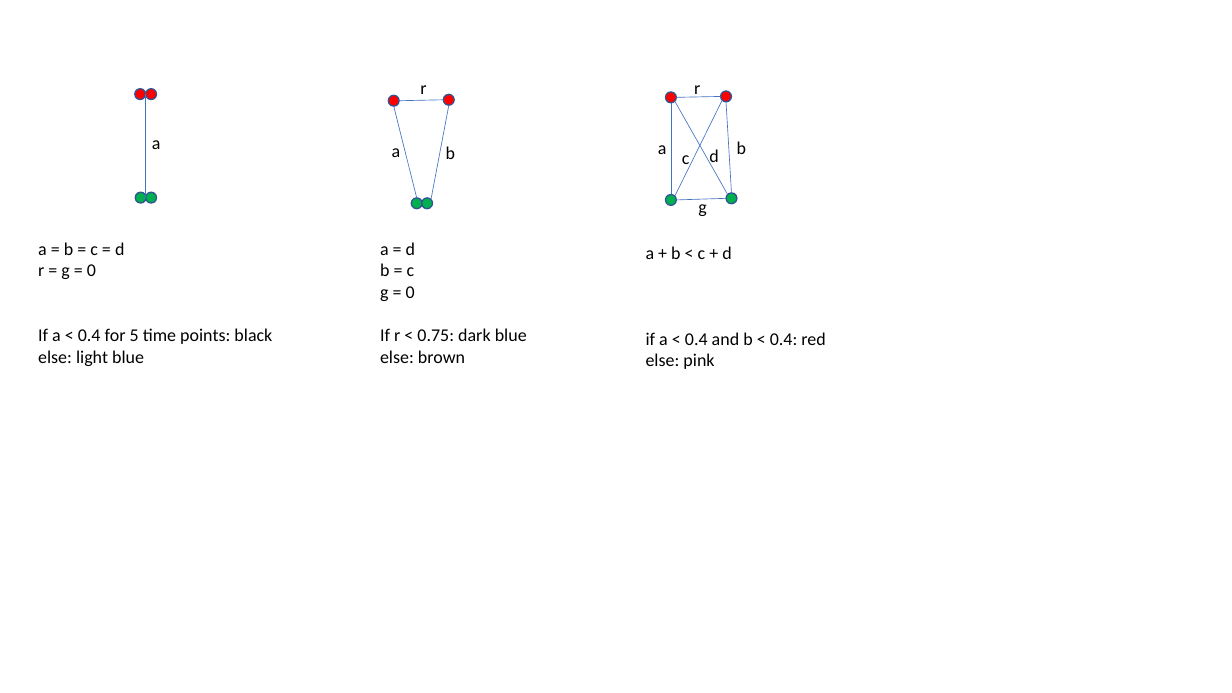
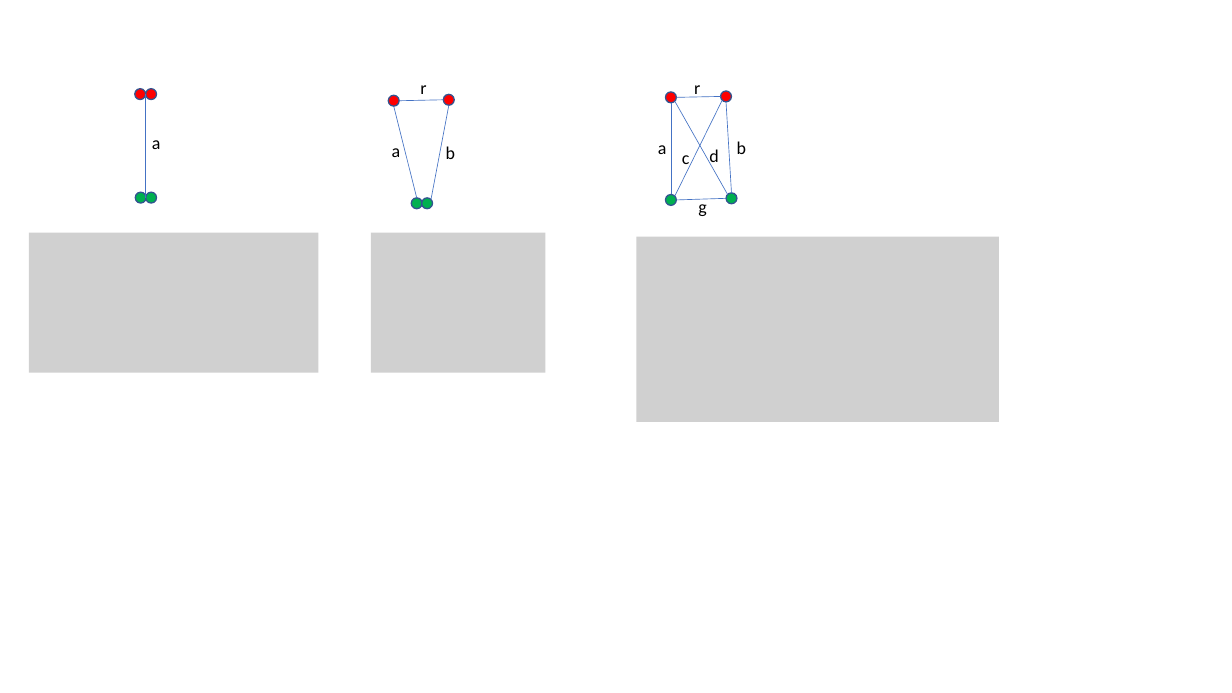
Before and after one commit to bartongroup/MG_ChromCom2, a slide deck: slide 1 of doc/rules.pptx. Drawn at 1232x693 pixels with LibreOffice and Linux fonts; fonts in the diff are those of the drawing; grey boxes stand for pictures. Boxes give left, top, right and bottom in pixels: in the first picture for what was removed or moved away, otherwise in the second. Text is boxed around its words. In the diff, an @@ line names an element or a change of style, - is before the commit and + after.

Commit message:
Reorganising and unifying the rules. New rule for brown at 4 points.

```diff
--- a/doc/rules.pptx
+++ b/doc/rules.pptx
@@ picture added at (29, 233, 318, 372) @@
@@ picture added at (371, 233, 545, 372) @@
@@ picture added at (637, 237, 999, 422) @@
@@ text removed at (38, 242, 272, 366) @@
-a = b = c = d
-r = g = 0
-If a < 0.4 for 5 time points: black
-else: light blue
@@ text removed at (380, 242, 527, 363) @@
-a = d
-b = c
-g = 0
-If r < 0.75: dark blue
-else: brown
@@ text removed at (646, 246, 825, 369) @@
-a + b < c + d
-if a < 0.4 and b < 0.4: red
-else: pink
```
Also in this commit, not shown: 6 other files.
